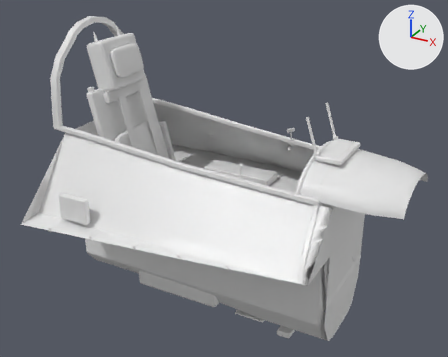
An edit to the FBX model unreal/GyroSim/Art/Cockpit/ck_shell.fbx, drawn before and after from the same camera.
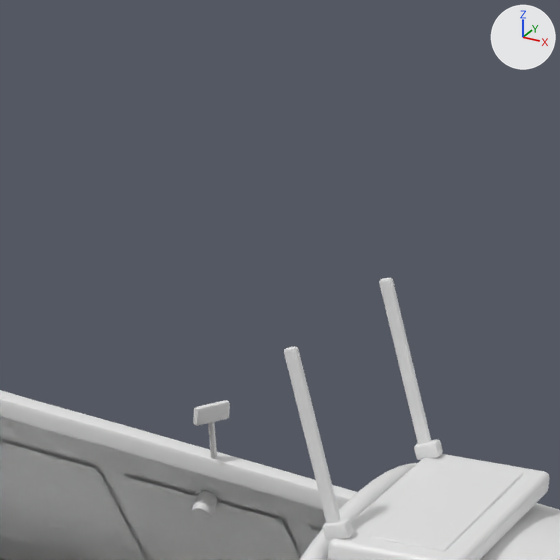
Old and new are each drawn whole from a camera (50 mm lens) standing at (5.85, -2.49, 1.77) and looking at (4.5, -0.03, 0.54) and again close up on the part from 55% to 81% of the width and 13% to 45% of the height. Lighting does not change. The marker at upper right points along +X, +Y and +Z. The last two pictures show the newer version. Where no turn or scale is listed for an object, it has been applied to the vertices. Vertices at exactly the same position are counted once.

The scene before the commit, as lines of its bpy script (objects in view):
```python
me_ck_shell_001 = bpy.data.meshes.new('ck_shell.001')
me_ck_shell_001.from_pydata(...)  # 12254 vertices, 12332 faces; spans x 3.7..5.42, y -0.67..0.67, z -0.17..1.25
me_ck_shell_001.materials.append(mat_ck_paint)  # white #e7e7e7
me_ck_shell_001.materials.append(mat_ck_frame)  # white #e7e7e7
me_ck_shell_001.materials.append(mat_ck_black)  # white #e7e7e7
me_ck_shell_001.materials.append(mat_ck_mirror)  # white #e7e7e7
me_ck_shell_001.materials.append(mat_ck_antiglare)  # white #e7e7e7
me_ck_shell_001.materials.append(mat_ck_rubber)  # white #e7e7e7
me_ck_shell_001.materials.append(mat_ck_hudexit)  # white #e7e7e7
me_ck_shell_001.materials.append(mat_ck_hudframe)  # white #e7e7e7
me_ck_shell_001.materials.append(mat_ck_panel)  # white #e7e7e7
me_ck_shell_001.materials.append(mat_ck_bezel)  # white #e7e7e7
me_ck_shell_001.materials.append(mat_ck_dial)  # white #e7e7e7
me_ck_shell_001.materials.append(mat_ck_orange)  # white #e7e7e7
me_ck_shell_001.materials.append(mat_ck_knob)  # white #e7e7e7
me_ck_shell_001.materials.append(mat_ck_hole)  # white #e7e7e7
me_ck_shell_001.materials.append(mat_ck_lensg)  # white #e7e7e7
me_ck_shell_001.materials.append(mat_ck_wall)  # white #e7e7e7
me_ck_shell_001.materials.append(mat_ck_metal)  # white #e7e7e7
me_ck_shell_001.materials.append(mat_ck_paint2)  # white #e7e7e7
me_ck_shell_001.materials.append(mat_ck_seat)  # white #e7e7e7
me_ck_shell_001.materials.append(mat_ck_fabric)  # white #e7e7e7
me_ck_shell_001.materials.append(mat_ck_webbing)  # white #e7e7e7
me_ck_shell_001.materials.append(mat_ck_chrome)  # white #e7e7e7
ob_ck_shell = bpy.data.objects.new('ck_shell', me_ck_shell_001)
ob_ck_shell.location = (0.0, 0.0, 0.0)
```
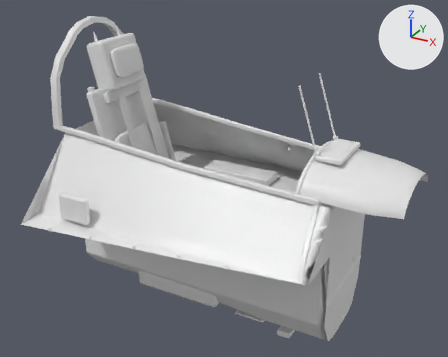
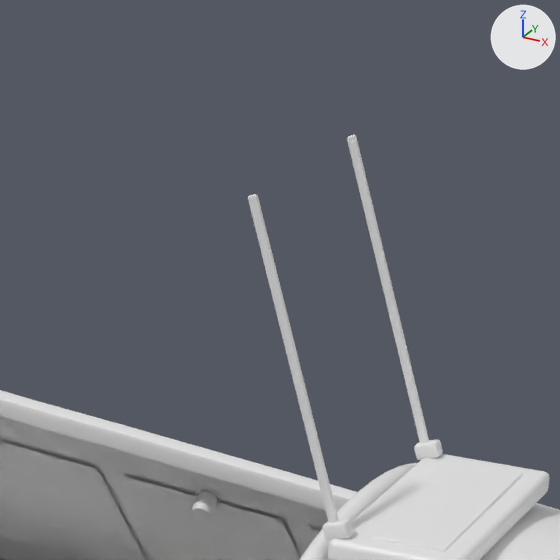
Diff of the bpy script that builds the scene:
```diff
--- a/unreal/GyroSim/Art/Cockpit/ck_shell.fbx.py
+++ b/unreal/GyroSim/Art/Cockpit/ck_shell.fbx.py
@@ me_ck_shell_001 @@
 # used by ob_ck_shell; location = (0.0, 0.0, 0.0)
-me_ck_shell_001.from_pydata(...)  # 12254 vertices, 12332 faces; spans x 3.7..5.42, y -0.67..0.67, z -0.17..1.25
+me_ck_shell_001.from_pydata(...)  # 12062 vertices, 12152 faces; spans x 3.7..5.42, y -0.67..0.67, z -0.17..1.25
+# me_ck_shell_001 part 1: 6 loose pieces with 192 vertices, spanning x 4.71..4.73, y -0.29..0.29, z 0.68..0.74, are deleted
+# me_ck_shell_001 part 2
+# 31 vertices are removed from x 4.95..5.01, y -0.12..0.12, z 0.78..0.95
+# 131 faces are deleted
+# 17 vertices in x 4.95, y -0.12..0.12, z 0.95 move by (-0.04, 0.0, 0.13)
+# 17 vertices in x 4.95..4.96, y -0.12..0.12, z 0.95 move by (-0.05, 0.0, 0.13)
+# 7 vertices move from x 4.95..5.01, y -0.12..0.12, z 0.78..0.95 to x 4.91..5.01, y -0.12..0.12, z 0.78..1.08
+# 31 vertices are added at x 4.9..5.01, y -0.12..0.12, z 0.78..1.08
+# 131 new faces join them, mat_ck_hudframe (white #e7e7e7)
 me_ck_shell_001.materials.append(mat_ck_paint)
@@ me_ck_shell_001 @@
 me_ck_shell_001.materials.append(mat_ck_black)
-me_ck_shell_001.materials.append(mat_ck_mirror)  # white #e7e7e7
 me_ck_shell_001.materials.append(mat_ck_antiglare)
```

Changed parts and their boxes (x1, y1, x2, y2) in the close-ups (560 x 560 px; the box of a moved part takes in the faces that stretch with it):
'ck_shell', reshaped: before (0, 278, 560, 560); after (0, 135, 560, 560)
part 1 of me_ck_shell_001, deleted: before (193, 400, 230, 459)
part 2 of me_ck_shell_001, moved or reshaped: before (284, 278, 438, 541); after (248, 135, 438, 541)
